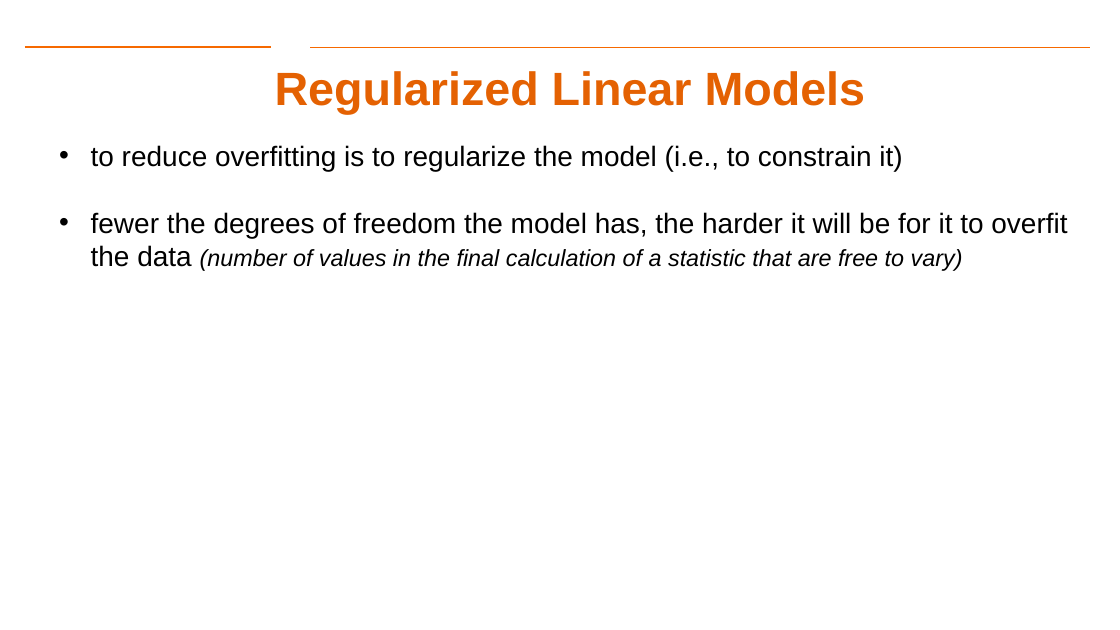
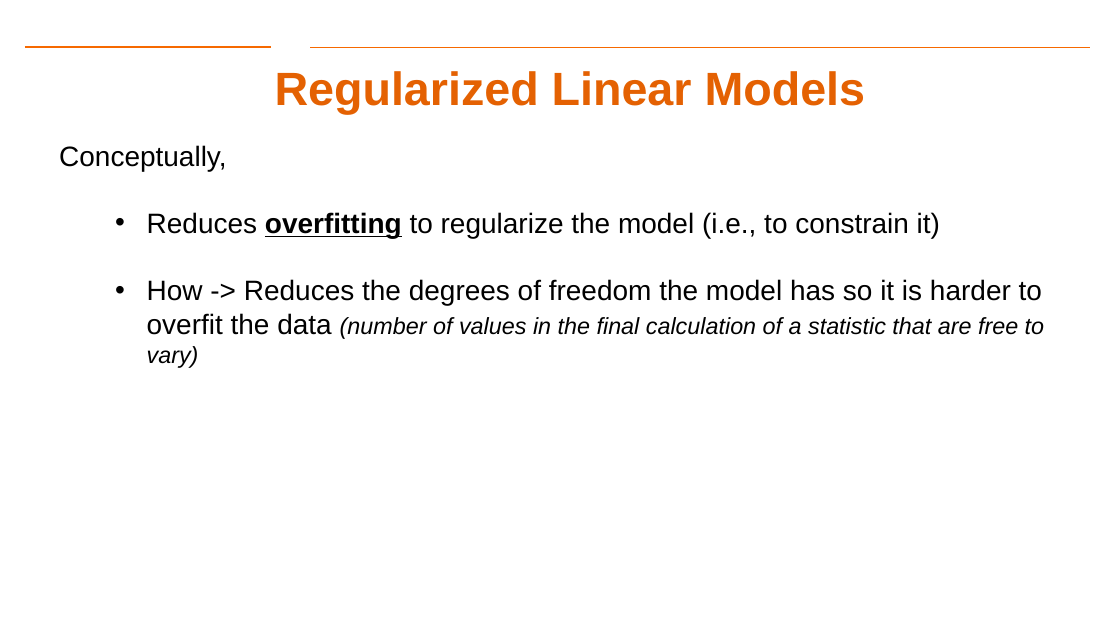
Before and after one commit to aiforsec/RIT-DSCI-633-FDS, a slide deck: slide 7 of Syllabus/Lecture05/Lec05.pptx (slide 4 before the commit). Drawn at 1120x630 pixels with LibreOffice and Linux fonts; fonts in the diff are those of the drawing; background and template pictures are left out. Boxes give left, top, right and bottom in pixels: in the first picture for what was removed or moved away, otherwise in the second. Text is boxed around its words. In the diff, an @@ line names an element or a change of style, - is before the commit and + after.

```diff
--- a/Syllabus/Lecture05/Lec05.pptx
+++ b/Syllabus/Lecture05/Lec05.pptx
@@ text at [59, 145, 1044, 368]: text changed @@
-• to reduce overfitting is to regularize the model (i.e., to constrain it)
-• fewer the degrees of freedom the model has, the harder it will be for it to overfit the data (number of values in the final calculation of a statistic that are free to vary)
+Conceptually,
+  • Reduces overfitting to regularize the model (i.e., to constrain it)
+  • How -> Reduces the degrees of freedom the model has so it is harder to overfit the data (number of values in the final calculation of a statistic that are free to vary)
```
Also in this commit, not shown: 8 other slides changed, 5 slides added, 1 slide removed.
